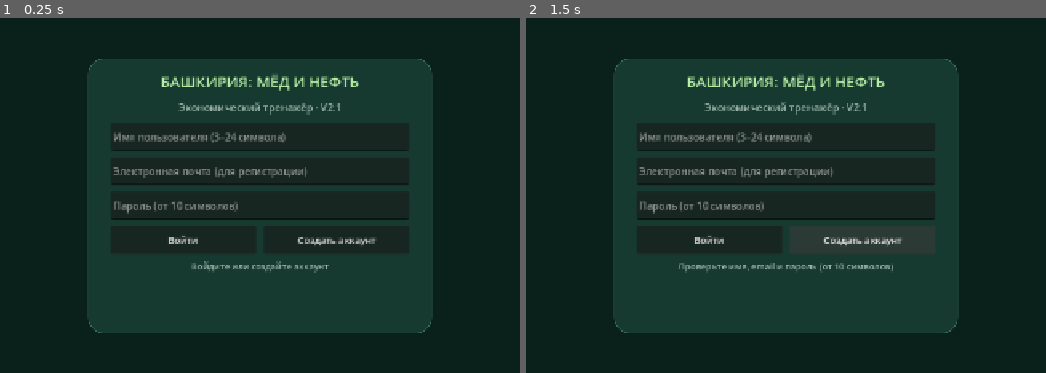
Above: before the commit, frames 1-2 (left to right).
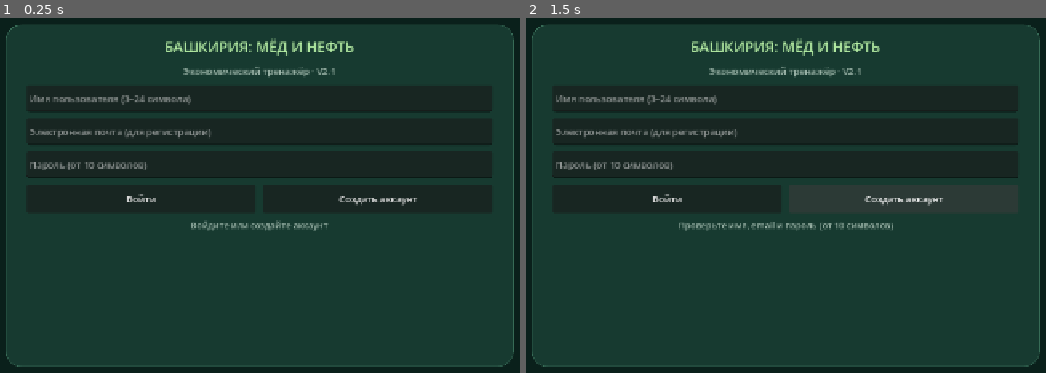
Above: after the commit, the same moments.

Repository: maillunex-lang/LunexEconom
Game: Godot game, scene res://main.tscn
Two runs of this game, one before a commit and one after it. Both use one fixed random seed, a clock stepped at 60 frames per second and the inputs below.
Inputs:
- Up to frame 1 (0.25 s): no input
- Up to frame 2 (1.5 s): click "Войти" at 0.5 s; click "Создать аккаунт" at 1.25 s

The runs differ from the first frame. In frame 1, 41% of the frame differs, in the area x 1-99%, y 1-99%; in frame 2, 43%.

Commit message:
fix(android): expand landscape viewport and adapt login panel to safe area

Diff:
--- a/client/main.gd
+++ b/client/main.gd
@@ -14,6 +14,11 @@
 
 var base_url := "https://rikagro.ru/lunexeconom/api"
 var shell: MarginContainer
+var login_card: PanelContainer
+var login_card_style: StyleBoxFlat
+var login_title: Label
+var login_subtitle: Label
+var login_stack: VBoxContainer
 var form: VBoxContainer
 var headquarters: VBoxContainer
 var login_username: LineEdit
@@ -66,6 +71,26 @@
     shell.add_theme_constant_override("margin_top",top)
     shell.add_theme_constant_override("margin_right",right)
     shell.add_theme_constant_override("margin_bottom",bottom)
+    # Expand the usable game area to the physical landscape aspect ratio.
+    # Keep the card proportional, while letting narrow devices scroll/fit naturally.
+    var usable := viewport_size - Vector2(left + right, top + bottom)
+    if login_card == null:
+        return
+    var target_width := clampf(usable.x * 0.66, 550.0, 920.0)
+    var target_height := clampf(usable.y * 0.80, 440.0, 640.0)
+    login_card.custom_minimum_size = Vector2(minf(target_width, usable.x), minf(target_height, usable.y))
+    var ui_scale := clampf(minf(usable.x / 1280.0, usable.y / 720.0), 0.85, 1.5)
+    login_card_style.content_margin_left = roundi(36 * ui_scale)
+    login_card_style.content_margin_right = roundi(36 * ui_scale)
+    login_card_style.content_margin_top = roundi(20 * ui_scale)
+    login_card_style.content_margin_bottom = roundi(20 * ui_scale)
+    login_stack.add_theme_constant_override("separation", roundi(13 * ui_scale))
+    login_title.add_theme_font_size_override("font_size", roundi(24 * ui_scale))
+    login_subtitle.add_theme_font_size_override("font_size", roundi(16 * ui_scale))
+    for field in [login_username, login_email, login_password]:
+        if field != null:
+            field.custom_minimum_size.y = 45 * ui_scale
+            field.add_theme_font_size_override("font_size", roundi(16 * ui_scale))
 
 func _build_shell() -> void:
     var background := ColorRect.new()
@@ -81,8 +106,10 @@
     center.size_flags_vertical = Control.SIZE_EXPAND_FILL
     shell.add_child(center)
     var card := PanelContainer.new()
+    login_card = card
     card.custom_minimum_size = Vector2(550, 440)
     var style := StyleBoxFlat.new()
+    login_card_style = style
     style.bg_color = PANEL
     style.border_color = Color("386c57")
     style.set_border_width_all(1)
@@ -94,15 +121,18 @@
     card.add_theme_stylebox_override("panel", style)
     center.add_child(card)
     var stack := VBoxContainer.new()
+    login_stack = stack
     stack.add_theme_constant_override("separation", 13)
     card.add_child(stack)
     var title := Label.new()
+    login_title = title
     title.text = "БАШКИРИЯ: МЁД И НЕФТЬ"
     title.horizontal_alignment = HORIZONTAL_ALIGNMENT_CENTER
     title.add_theme_font_size_override("font_size", 24)
     title.add_theme_color_override("font_color", ACCENT)
     stack.add_child(title)
     var subtitle := Label.new()
+    login_subtitle = subtitle
     subtitle.text = "Экономический тренажёр · V2.1"
     subtitle.horizontal_alignment = HORIZONTAL_ALIGNMENT_CENTER
     subtitle.add_theme_color_override("font_color", MUTED)
--- a/client/project.godot
+++ b/client/project.godot
@@ -14,6 +14,7 @@
 window/size/window_width_override=1280
 window/size/window_height_override=720
 window/stretch/mode="canvas_items"
+window/stretch/aspect="expand"
 window/handheld/orientation=4
 
 [rendering]
